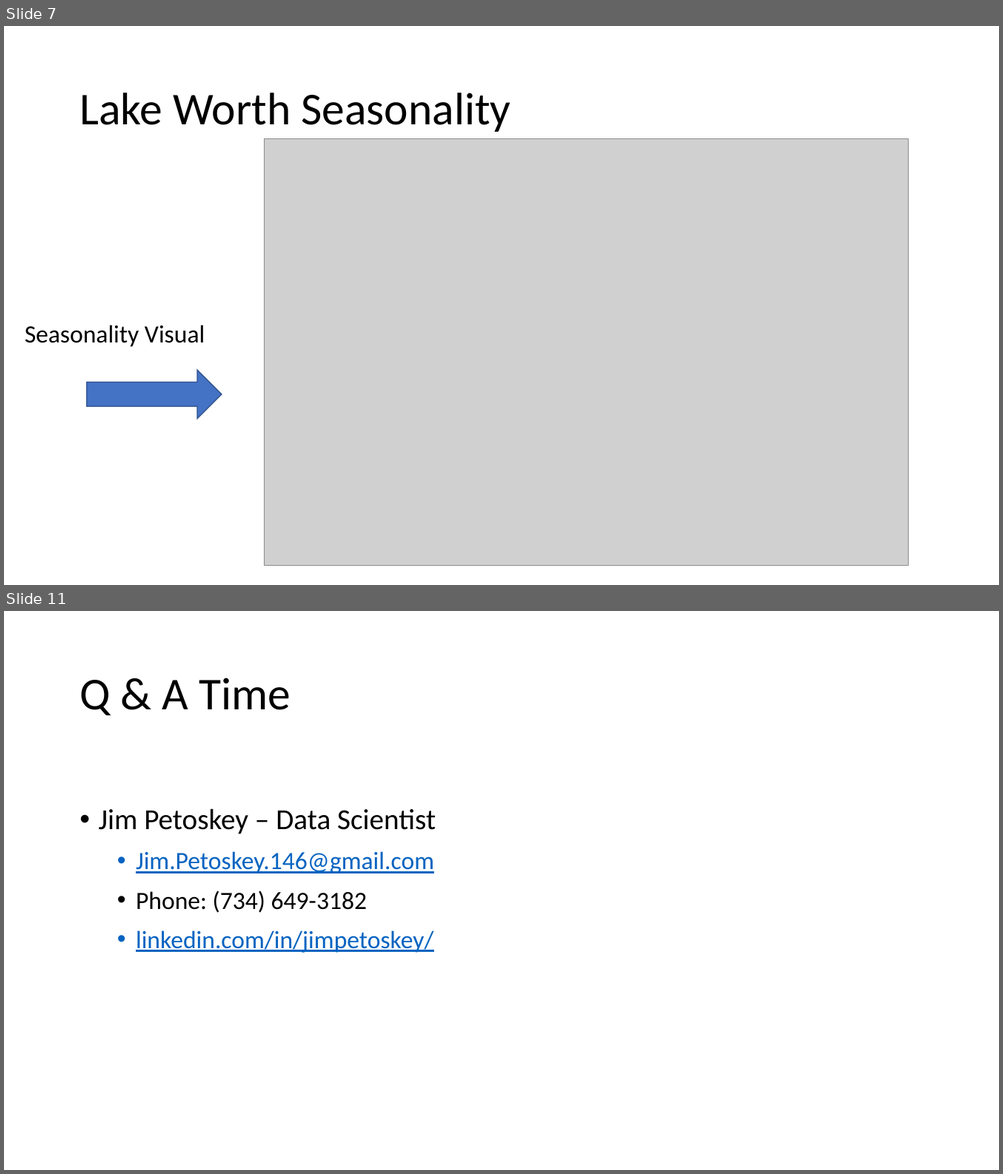
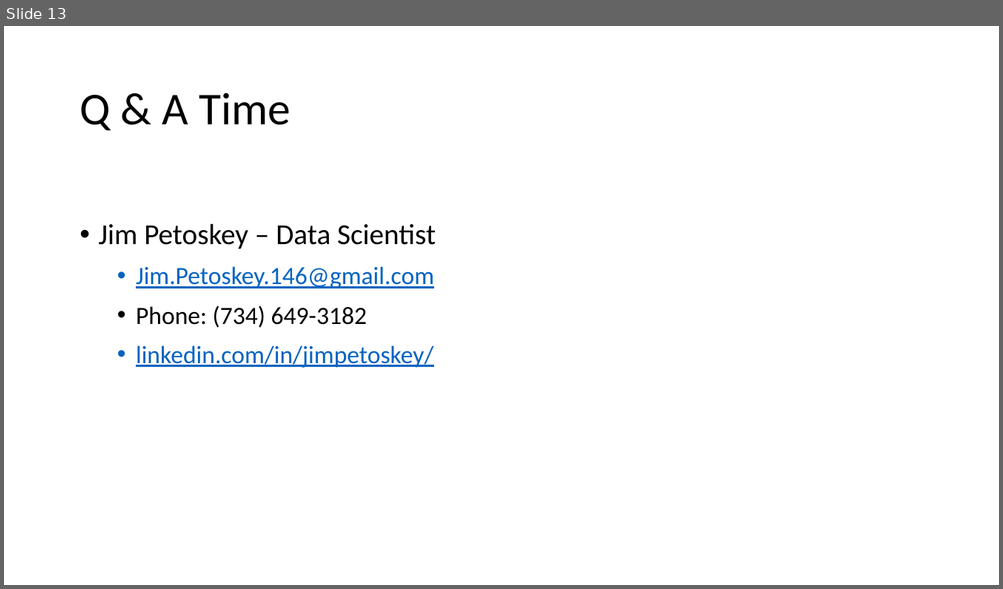
Before and after one commit to jpetoskey/Zillow_Time_Series, a slide deck: Real Estate Investment - Top Zip Codespptx.pptx. Shown one above the other, each under a label of ours: slides 7 and 11 before the commit, slide 13 after it; the slides between them are not shown. The pictures are 1003x1174 and 1003x589 pixels, drawn with LibreOffice and Linux fonts; fonts in the diff are those of the drawing; grey boxes stand for pictures. Boxes give left, top, right and bottom in pixels: in the first picture for what was removed or moved away, otherwise in the second. Text is boxed around its words. In the diff, an @@ line names an element or a change of style, - is before the commit and + after.

```diff
--- a/Real Estate Investment - Top Zip Codespptx.pptx
+++ b/Real Estate Investment - Top Zip Codespptx.pptx
@@ slide 7 removed at (x1=4, y1=26, x2=999, y2=585), background #FFFFFF @@
@@ title removed at (x1=79, y1=93, x2=510, y2=132) @@
-Lake Worth Seasonality
@@ picture removed at (x1=264, y1=138, x2=908, y2=566) @@
@@ text removed at (x1=25, y1=325, x2=205, y2=347) @@
-Seasonality Visual
@@ right arrow removed at (x1=87, y1=370, x2=222, y2=418) @@
@@ what was slide 11 is now slide 13 @@
```
Also in this commit, not shown: 5 slides changed, 7 slides added, 4 other slides removed, 2 other files.
